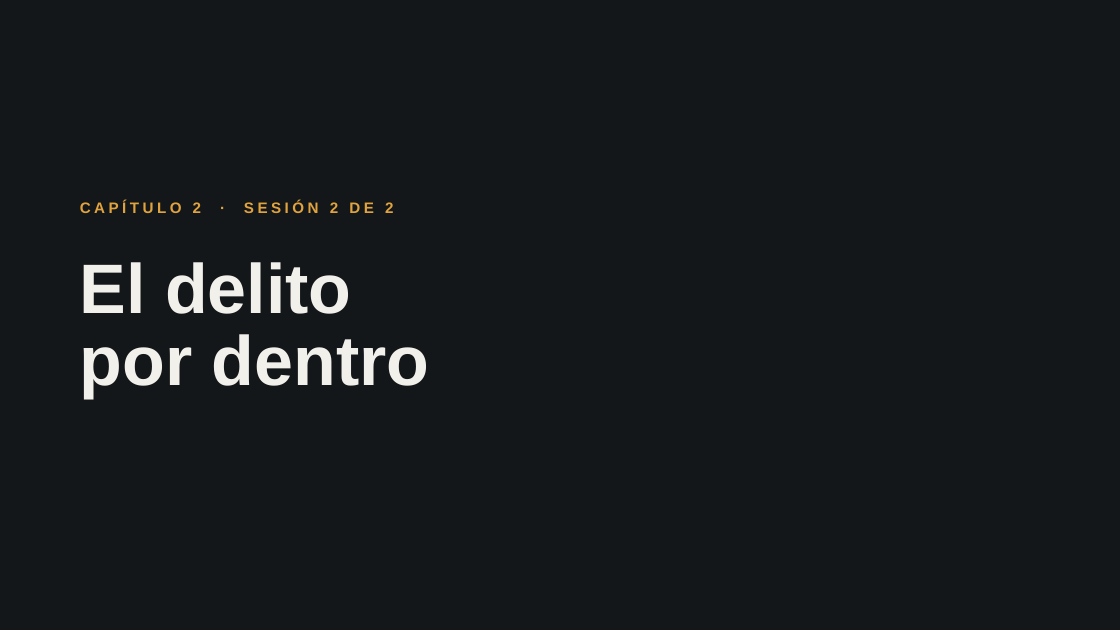
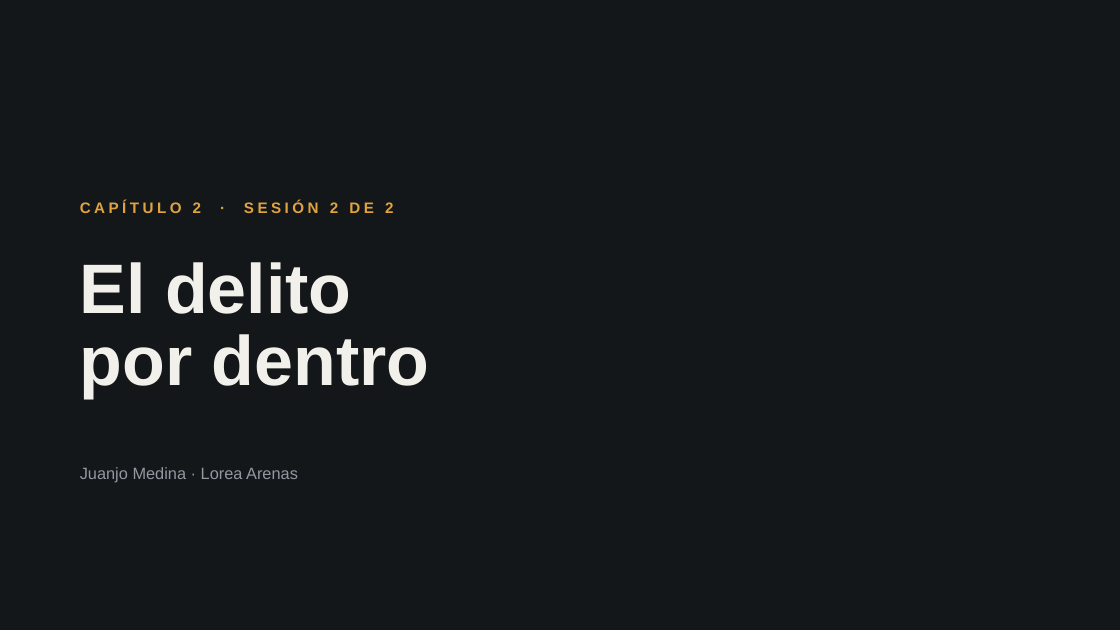
Before and after one commit to jjmedinaariza/intro_crimi, a slide deck: slide 33 of presentaciones/Cap02_El-delito.pptx. Drawn at 1120x630 pixels with LibreOffice and Linux fonts; fonts in the diff are those of the drawing. Boxes give left, top, right and bottom in pixels: in the first picture for what was removed or moved away, otherwise in the second. Text is boxed around its words. In the diff, an @@ line names an element or a change of style, - is before the commit and + after.

```diff
--- a/presentaciones/Cap02_El-delito.pptx
+++ b/presentaciones/Cap02_El-delito.pptx
@@ text added at <box>80,467,298,482</box>, 14 pt, text #9198A0 @@
+Juanjo Medina · Lorea Arenas
```
Also in this commit, not shown: 14 other slides changed, 15 other files.
